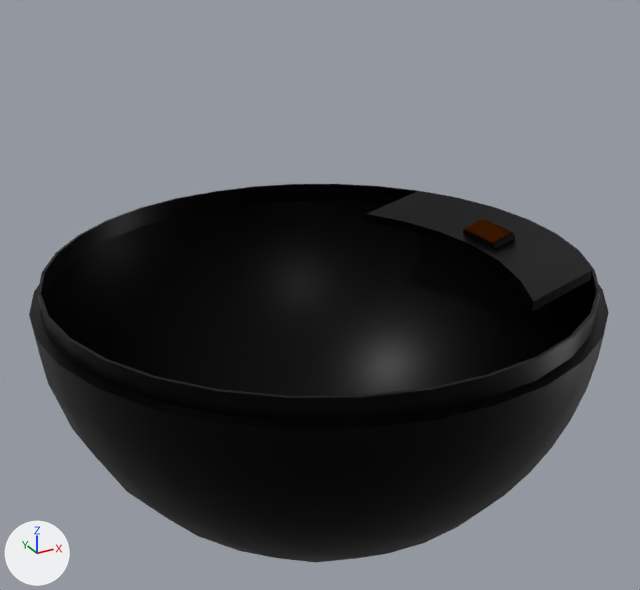
An edit to the Blender file Assets/Model/Robot/robot.blend, drawn before and after from the same camera.
Before and after are seen from a 50 mm lens placed at (-3.91, -7.13, 6.06), pointed at (0.01, -0.01, 2.5). The lights are fixed; the arrows at lower left show +X, +Y and +Z.

Script lines for the objects in view, before the commit:
```python
me_球_002 = bpy.data.meshes.new('球.002')
me_球_002.from_pydata(...)  # 729 vertices, 754 faces; spans x -1.0..1.0, y 0.0..1.04, z -1.0..1.0
me_球_002.polygons.foreach_set('use_smooth', [True] * 754)
me_球_002.materials.append(mat_defaultblack)  # black #000000
ob_down = bpy.data.objects.new('down', me_球_002)
ob_down.location = (0.0, 0.0, 0.0)
ob_down.rotation_euler = (1.571, 0.0, 0.0)  # degrees (90, 0, 0)
ob_down.scale = (2.76, 2.76, 2.76)
```
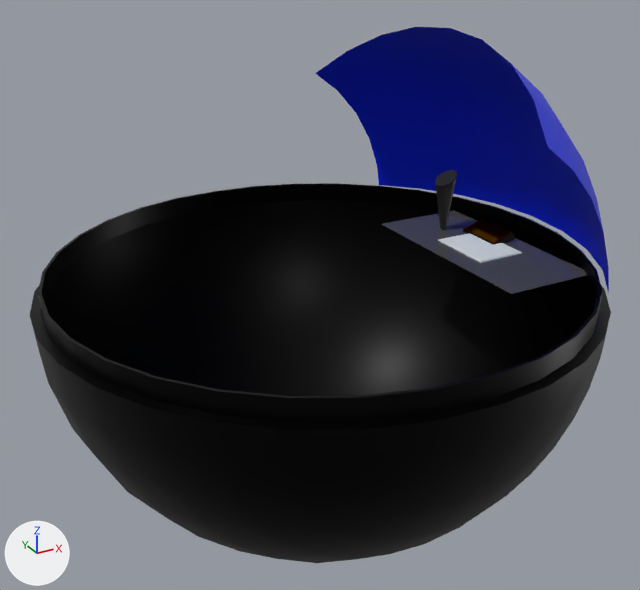
Changed parts and their boxes (x1, y1, x2, y2) in the pictures (640 x 590 px):
'down', reshaped, moved: before (29, 184, 609, 562); after (30, 183, 611, 563)
'Display', added (blue): after (315, 27, 609, 293)
'平面', added: after (382, 210, 587, 294)
'立方体', added: after (438, 233, 522, 263)
'円柱', added (black): after (435, 170, 457, 230)
part 1 of me_球_002, deleted (black): before (366, 191, 592, 311)

Patch to the scene script:
```diff
--- a/Assets/Model/Robot/robot.blend.py
+++ b/Assets/Model/Robot/robot.blend.py
@@ mat_棒 @@
+mat_棒 = principled_material('棒')
+mat_棒.base_color = (0.0122, 0.0122, 0.0122)  # black #1d1d1d
@@ mat_button @@
+mat_button = principled_material('button')
+mat_button.base_color = (0.8, 0.8, 0.8)  # white #e7e7e7
+mat_button.emission_color = (0.0114, 0.0494, 0.0578)  # dark cyan #1c3f44
+mat_button.emission_strength = 1.0
@@ mat_マテリアル @@
+mat_マテリアル = principled_material('マテリアル')
+mat_マテリアル.base_color = (0.08, 0.08, 0.08)  # dark grey #505050
+mat_マテリアル.roughness = 0.0
@@ mat_displaymaterial @@
+mat_displaymaterial = principled_material('displayMaterial')
+mat_displaymaterial.base_color = (0.000325, 0.0173, 0.8)  # blue #0124e7
@@ me_球_002 @@
 # used by ob_down; location = (0.0, 0.0, 0.0); rotation_euler = (1.571, 0.0, 0.0), in degrees (90, 0, 0); scale = (2.76, 2.76, 2.76)
-me_球_002.from_pydata(...)  # 729 vertices, 754 faces; spans x -1.0..1.0, y 0.0..1.04, z -1.0..1.0
+me_球_002.from_pydata(...)  # 713 vertices, 741 faces; spans x -1.0..1.0, y 0.0..1.04, z -1.0..1.0
+# me_球_002 part 1
+# 16 vertices are removed from x 0.53..0.79, y 0.94..1.0, z -0.53..0.54
+# 13 faces are deleted
 me_球_002.materials.append(mat_defaultblack)
@@ me_円柱 @@
+me_円柱.from_pydata(...)  # 192 vertices, 162 faces; spans x -0.71..0.71, y -0.61..0.61, z -1.0..2.64
+me_円柱.materials.append(mat_棒)  # black #1d1d1d
@@ me_立方体 @@
+me_立方体.from_pydata(...)  # 16 vertices, 14 faces; spans x -1.0..1.0, y -1.0..1.0, z -1.67..1.0
+me_立方体.materials.append(mat_button)  # white #e7e7e7
@@ me_平面_002 @@
+me_平面_002.from_pydata([(-1.0, -1.0, 0.0), (1.0, -1.0, 0.0), (-1.0, 1.0, 0.0), (1.0, 1.0, 0.0)], [], [(0, 1, 3, 2)])
+me_平面_002.materials.append(mat_マテリアル)  # dark grey #505050
@@ me_球_004 @@
+me_球_004.from_pydata(...)  # 54 vertices, 40 faces; spans x -0.597..0.003, y 0.007..0.787, z -0.704..0.7
+me_球_004.polygons.foreach_set('use_smooth', [True] * 40)
+me_球_004.materials.append(mat_displaymaterial)  # blue #0124e7
@@ ob_down @@
 ob_down = bpy.data.objects.new('down', me_球_002)
-ob_down.location = (0.0, 0.0, 0.0)
+ob_down.location = (0.0, -0.03, 0.01)
 ob_down.rotation_euler = (1.571, 0.0, 0.0)  # degrees (90, 0, 0)
@@ ob_円柱 @@
+ob_円柱 = bpy.data.objects.new('円柱', me_円柱)
+ob_円柱.location = (1.82, 0.43, 2.93)
+ob_円柱.rotation_euler = (0.0, 0.0, 1.571)  # degrees (0, 0, 90)
+ob_円柱.scale = (0.181, 0.181, 0.181)
@@ ob_立方体 @@
+ob_立方体 = bpy.data.objects.new('立方体', me_立方体)
+ob_立方体.location = (1.82, -0.22, 2.76)
+ob_立方体.rotation_euler = (0.0, 0.0, 1.571)  # degrees (0, 0, 90)
+ob_立方体.scale = (0.365, 0.266, 0.00702)
@@ ob_平面 @@
+ob_平面 = bpy.data.objects.new('平面', me_平面_002)
+ob_平面.location = (1.82, -0.22, 2.75)
+ob_平面.rotation_euler = (0.0, 0.0, 1.571)  # degrees (0, 0, 90)
+ob_平面.scale = (1.13, 0.513, 0.178)
@@ ob_display @@
+ob_display = bpy.data.objects.new('Display', me_球_004)
+ob_display.location = (2.72, 0.0, 2.86)
+ob_display.rotation_euler = (1.571, -0.0383, 0.0)  # degrees (90, -2.2, 0)
+ob_display.scale = (2.76, 2.76, 2.76)
```
